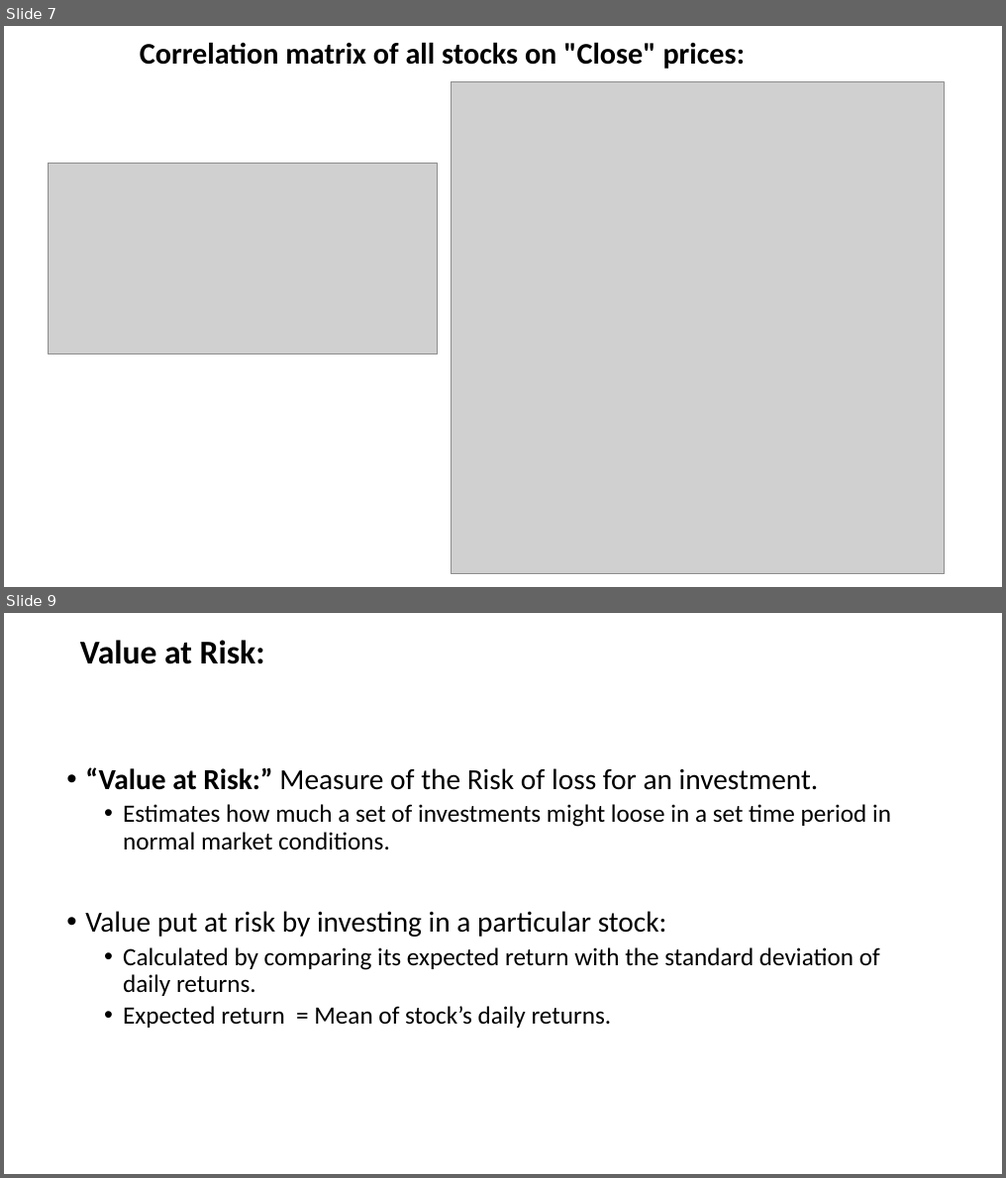
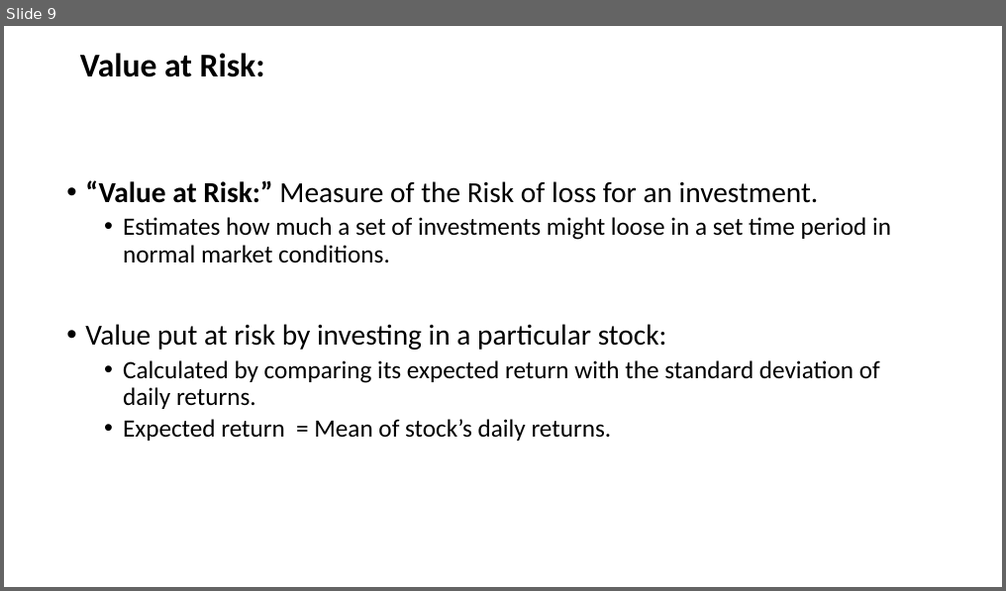
Before and after one commit to gayatripingale/Stocks-Project, a slide deck: Stock_Price_Analysis .pptx. Shown one above the other, each under a label of ours: slides 7 and 9 before the commit, slide 9 after it; the slides between them are not shown. The pictures are 1006x1178 and 1006x591 pixels, drawn with LibreOffice and Linux fonts; fonts in the diff are those of the drawing; grey boxes stand for pictures. Boxes give left, top, right and bottom in pixels: in the first picture for what was removed or moved away, otherwise in the second. Text is boxed around its words. In the diff, an @@ line names an element or a change of style, - is before the commit and + after.

```diff
--- a/Stock_Price_Analysis .pptx
+++ b/Stock_Price_Analysis .pptx
@@ slide 7 removed at box(4, 26, 1002, 587), background #FFFFFF @@
@@ title removed at box(140, 42, 746, 69) @@
-Correlation matrix of all stocks on "Close" prices:
@@ picture removed at box(451, 81, 944, 574) @@
@@ picture removed at box(48, 163, 438, 354) @@
```
Also in this commit, not shown: 3 slides changed, 6 slides added, 26 other files.
